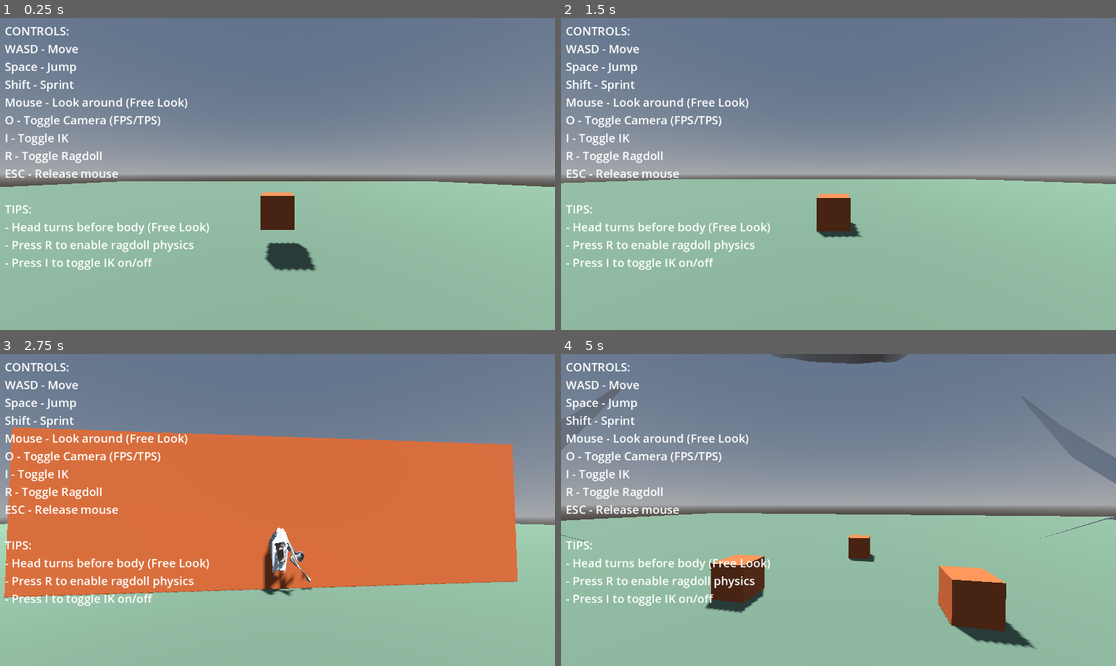
Above: before the commit, frames 1-4 (two rows, left to right).
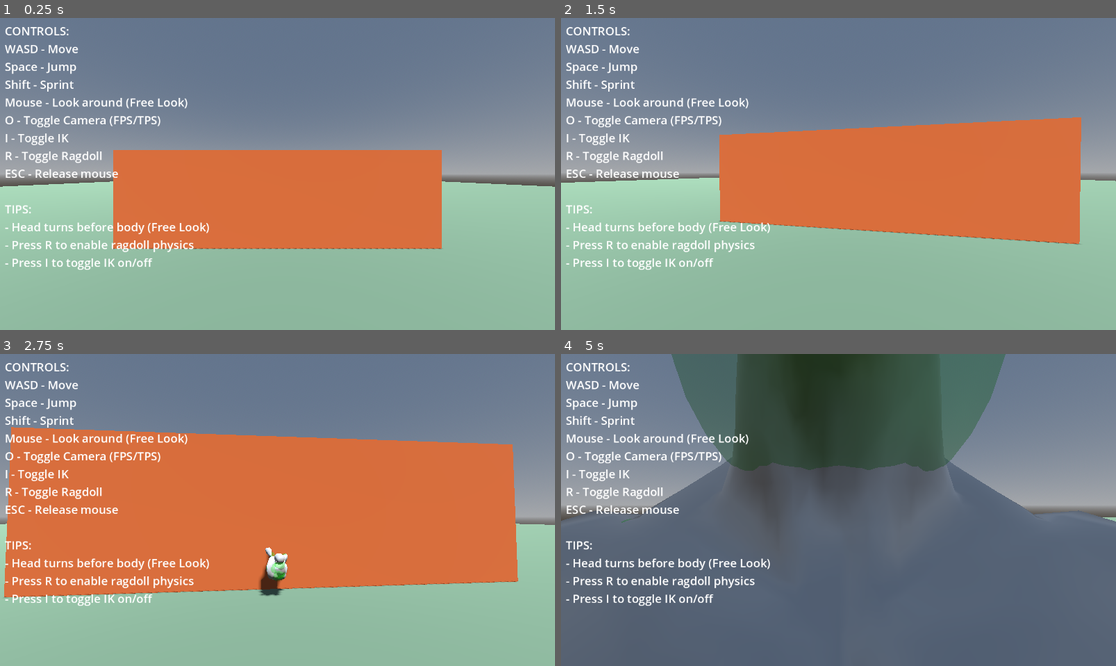
Above: after the commit, the same moments.

Repository: lmf-git/fpsikanimragdoll
Game: Godot game, scene res://world.tscn
The game is run twice, just before and just after one commit, with the same random seed, the same clock (stepped at 60 frames per second) and the same inputs.
Inputs (mouse positions are in pixels of both pictures, inside the frame that each line leads up to):
- Up to frame 1 (0.25 s): no input
- Up to frame 2 (1.5 s): move the mouse to (866, 174) at 0.52 s; hold R (toggle_ragdoll) 0.53-1.28 s; hold W (move_forward) from 0.53 s (still down); tap Space (jump) at 0.77 s; tap Enter at 1.25 s; move the mouse to (810, 174) at 1.27 s; tap Shift (sprint) at 1.35 s
- Up to frame 3 (2.75 s): keep holding W (move_forward); tap Space (jump) at 1.52 s; tap R (toggle_ragdoll) at 1.55, 2.3 s; move the mouse to (288, 503) at 2.02 s; hold O (toggle_camera) from 2.03 s (still down)
- Up to frame 4 (5 s): keep holding W (move_forward); move the mouse to (832, 516) at 2.77 s; release O (toggle_camera) at 2.78 s; tap I (toggle_ik) at 2.85 s; tap Space (jump) at 3.02, 3.77, 4.52 s; tap R (toggle_ragdoll) at 3.05, 4.35 s; move the mouse to (877, 513) at 3.52 s; hold R (toggle_ragdoll) 3.53-4.28 s; move the mouse to (794, 506) at 4.27 s

The runs differ from the first frame. In frame 1, 20% of the frame differs, in the area x 0-100%, y 42-82%; in frame 2, 24%; in frame 3, 1.1%; in frame 4, 76%, in the area x 0-100%, y 0-100%.

Commit message:
Add joints, debug visualization, and better collision shapes to ragdoll
CRITICAL RAGDOLL FIXES:
- Add CONE joints to all physical bones (bones no longer fall apart!)
- Configure joint constraints (swing_span: 45°, twist_span: 30°)
- Soft joint parameters for natural movement (softness: 0.8)
- Bones now stay connected via physics joints

COLLISION SHAPE IMPROVEMENTS:
- Size shapes based on bone type (torso: 0.12, limbs: 0.06, fingers: 0.02)
- Calculate bone length from rest pose for accurate sizing
- Larger shapes for major bones (Hips, Chest, Head)
- Smaller shapes for fingers and toes

DEBUG VISUALIZATION:
- Add semi-transparent green capsule meshes to show collision shapes
- Toggle with debug_show_colliders export variable
- Helps compare collision shapes to actual model

FPS CAMERA FIX:
- Revert to using camera_rotation for view control
- Camera still positioned at head bone (moves with head)
- Head bones rotate, camera view is independent

RAGDOLL VISIBILITY:
- Ragdoll now visible in FPS mode (mesh on layer 1 when active)
- Mesh visibility restored properly when ragdoll disabled
- Works in both FPS and TPS camera modes

Test: Ragdoll should stay together with joints, visible green debug shapes

Diff:
--- a/character_controller.gd
+++ b/character_controller.gd
@@ -35,6 +35,7 @@
 # Ragdoll
 @export var ragdoll_enabled: bool = false
 @export var auto_create_ragdoll: bool = true  # Automatically create physical bones at runtime
+@export var debug_show_colliders: bool = true  # Show collision shapes for debugging
 
 # Ragdoll bone configuration - bones that will have physics
 const RAGDOLL_BONES = [
@@ -183,10 +184,42 @@
 		physical_bone.name = "PhysicalBone_" + bone_suffix
 		physical_bone.bone_name = bone_name
 
-		# Create a simple capsule collision shape
+		# Get bone size to create appropriately sized collision shape
+		var bone_parent_id = skeleton.get_bone_parent(bone_id)
+		var bone_length = 0.2  # default
+
+		# Calculate bone length from rest pose if possible
+		if bone_parent_id >= 0:
+			var bone_rest = skeleton.get_bone_rest(bone_id)
+			bone_length = bone_rest.origin.length()
+			if bone_length < 0.05:
+				bone_length = 0.2
+
+		# Determine shape size based on bone type
+		var radius = 0.05
+		var height = bone_length
+
+		# Larger shapes for major bones
+		if bone_suffix in ["Hips", "Spine", "Chest", "Upper_Chest"]:
+			radius = 0.12
+			height = 0.25
+		elif bone_suffix in ["Head"]:
+			radius = 0.15
+			height = 0.2
+		elif bone_suffix in ["Upper_Arm", "Lower_Arm", "Upper_Leg", "Lower_Leg"]:
+			radius = 0.06
+			height = max(bone_length, 0.2)
+		elif "Hand" in bone_suffix or "Foot" in bone_suffix:
+			radius = 0.05
+			height = 0.15
+		elif "Finger" in bone_suffix or "Thumb" in bone_suffix or "Index" in bone_suffix or "Middle" in bone_suffix or "Ring" in bone_suffix or "Little" in bone_suffix or "Toes" in bone_suffix:
+			radius = 0.02
+			height = 0.05
+
+		# Create collision shape
 		var shape = CapsuleShape3D.new()
-		shape.radius = 0.08
-		shape.height = 0.25
+		shape.radius = radius
+		shape.height = height
 
 		# Add collision shape
 		var collision_shape = CollisionShape3D.new()
@@ -194,6 +227,36 @@
 		physical_bone.add_child(collision_shape)
 		collision_shape.owner = physical_bone
 
+		# Add debug visualization mesh
+		if debug_show_colliders:
+			var debug_mesh = MeshInstance3D.new()
+			var capsule_mesh = CapsuleMesh.new()
+			capsule_mesh.radius = radius
+			capsule_mesh.height = height
+			debug_mesh.mesh = capsule_mesh
+
+			# Create semi-transparent material for debug view
+			var debug_material = StandardMaterial3D.new()
+			debug_material.transparency = BaseMaterial3D.TRANSPARENCY_ALPHA
+			debug_material.albedo_color = Color(0, 1, 0, 0.3)  # Green semi-transparent
+			debug_mesh.material_override = debug_material
+
+			collision_shape.add_child(debug_mesh)
+			debug_mesh.owner = physical_bone
+
+		# CRITICAL: Configure joint to connect to parent bone
+		physical_bone.joint_type = PhysicalBone3D.JOINT_TYPE_CONE
+		physical_bone.joint_offset = Transform3D()  # No offset from bone
+
+		# Joint limits - allow realistic movement
+		physical_bone.set("joint_constraints/swing_span", deg_to_rad(45))
+		physical_bone.set("joint_constraints/twist_span", deg_to_rad(30))
+
+		# Soften joints for more natural movement
+		physical_bone.set("joint_constraints/bias", 0.3)
+		physical_bone.set("joint_constraints/softness", 0.8)
+		physical_bone.set("joint_constraints/relaxation", 1.0)
+
 		# Physics properties
 		physical_bone.mass = 1.0
 		physical_bone.friction = 0.8
@@ -208,6 +271,7 @@
 		physical_bone.owner = get_tree().edited_scene_root if Engine.is_editor_hint() else self
 
 		bones_created += 1
+		print("  Created: ", physical_bone.name, " (radius: ", radius, ", height: ", height, ")")
 
 	# Set up collision exceptions between all physical bones (prevent self-collision)
 	var all_physical_bones = []
@@ -414,12 +478,25 @@
 		collision_layer = 0
 		collision_mask = 0
 		set_physics_process(false)
+
+		# Make mesh visible on all layers for ragdoll (so it's visible in FPS mode too)
+		if mesh_instance:
+			mesh_instance.layers = 1
+			print("Mesh made visible for ragdoll")
 	else:
 		print("DISABLING RAGDOLL - Stopping physics simulation")
 		skeleton.physical_bones_stop_simulation()
 		collision_layer = 1
 		collision_mask = 1
 		set_physics_process(true)
+
+		# Restore mesh visibility based on camera mode
+		if mesh_instance:
+			if camera_mode == 0:  # FPS mode
+				mesh_instance.layers = 2  # Hide from FPS camera
+			else:  # TPS mode
+				mesh_instance.layers = 1  # Visible
+			print("Mesh visibility restored based on camera mode")
 
 	print("Ragdoll enabled: ", ragdoll_enabled)
 
--- a/fps_camera.gd
+++ b/fps_camera.gd
@@ -32,24 +32,22 @@
 	if not controller:
 		return
 
-	# Position and orient camera based on head bone if available
+	var cam_rotation = controller.get("camera_rotation")
+	if not cam_rotation:
+		return
+
+	# Position at head bone if available (so camera moves with head)
 	if skeleton and head_bone_id >= 0:
-		# Get the global transform of the head bone (includes all rotations from head tracking)
+		# Get the global transform of the head bone
 		var head_global_transform = skeleton.global_transform * skeleton.get_bone_global_pose(head_bone_id)
-
 		# Position camera at head bone with offset
 		global_transform.origin = head_global_transform.origin + head_global_transform.basis * head_offset
+	else:
+		# Fallback: position relative to controller
+		global_transform.origin = controller.global_position + Vector3(0, 1.6, 0)
 
-		# Use the head bone's rotation directly (this includes neck + head rotations from _update_head_look)
-		# The head bone rotation already has the aiming applied to it
-		global_transform.basis = head_global_transform.basis
-	else:
-		# Fallback: use manual camera rotation if no skeleton
-		var cam_rotation = controller.get("camera_rotation")
-		if cam_rotation:
-			global_transform.origin = controller.global_position + Vector3(0, 1.6, 0)
-
-			var camera_transform = Transform3D()
-			camera_transform = camera_transform.rotated(Vector3.UP, cam_rotation.y)
-			camera_transform = camera_transform.rotated(camera_transform.basis.x, cam_rotation.x)
-			global_transform.basis = camera_transform.basis
+	# Apply camera rotation (head tracking rotates the bones, camera rotation controls view)
+	var camera_transform = Transform3D()
+	camera_transform = camera_transform.rotated(Vector3.UP, cam_rotation.y)
+	camera_transform = camera_transform.rotated(camera_transform.basis.x, cam_rotation.x)
+	global_transform.basis = camera_transform.basis
